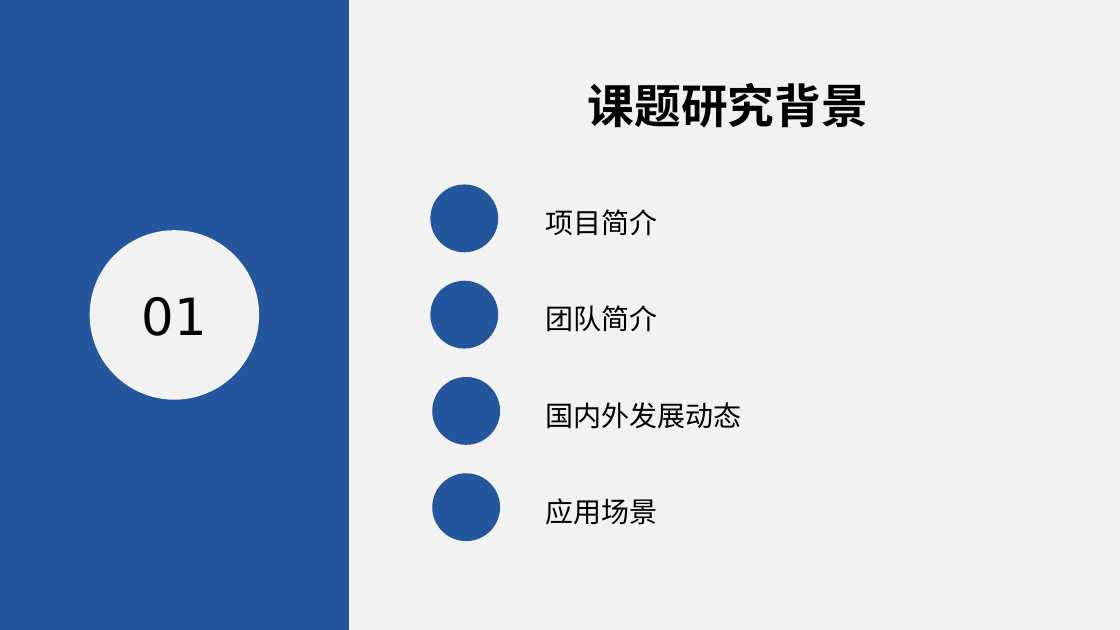
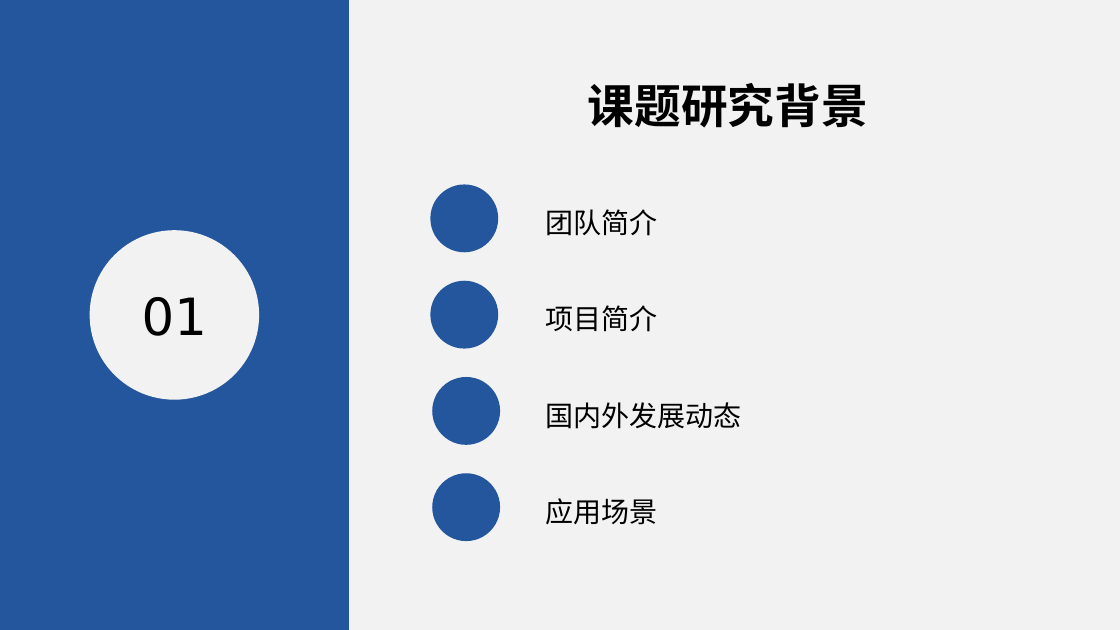
Before and after one commit to 25th-engineer/DaChuangFiles, a slide deck: slide 3 of 大创申报答辩.pptx. Drawn at 1120x630 pixels with LibreOffice and Linux fonts; fonts in the diff are those of the drawing. Boxes give left, top, right and bottom in pixels: in the first picture for what was removed or moved away, otherwise in the second. Text is boxed around its words. In the diff, an @@ line names an element or a change of style, - is before the commit and + after.

Commit message:
some changes again

```diff
--- a/大创申报答辩.pptx
+++ b/大创申报答辩.pptx
@@ text at bbox=[546, 209, 658, 236]: text changed; font Arial to Noto Sans CJK SC @@
-项目简介
+团队简介
@@ text at bbox=[546, 305, 658, 332]: text changed; font Noto Sans CJK SC to Arial @@
-团队简介
+项目简介
```
Also in this commit, not shown: 1 other slide changed, 6 slides added, 5 slides removed.
